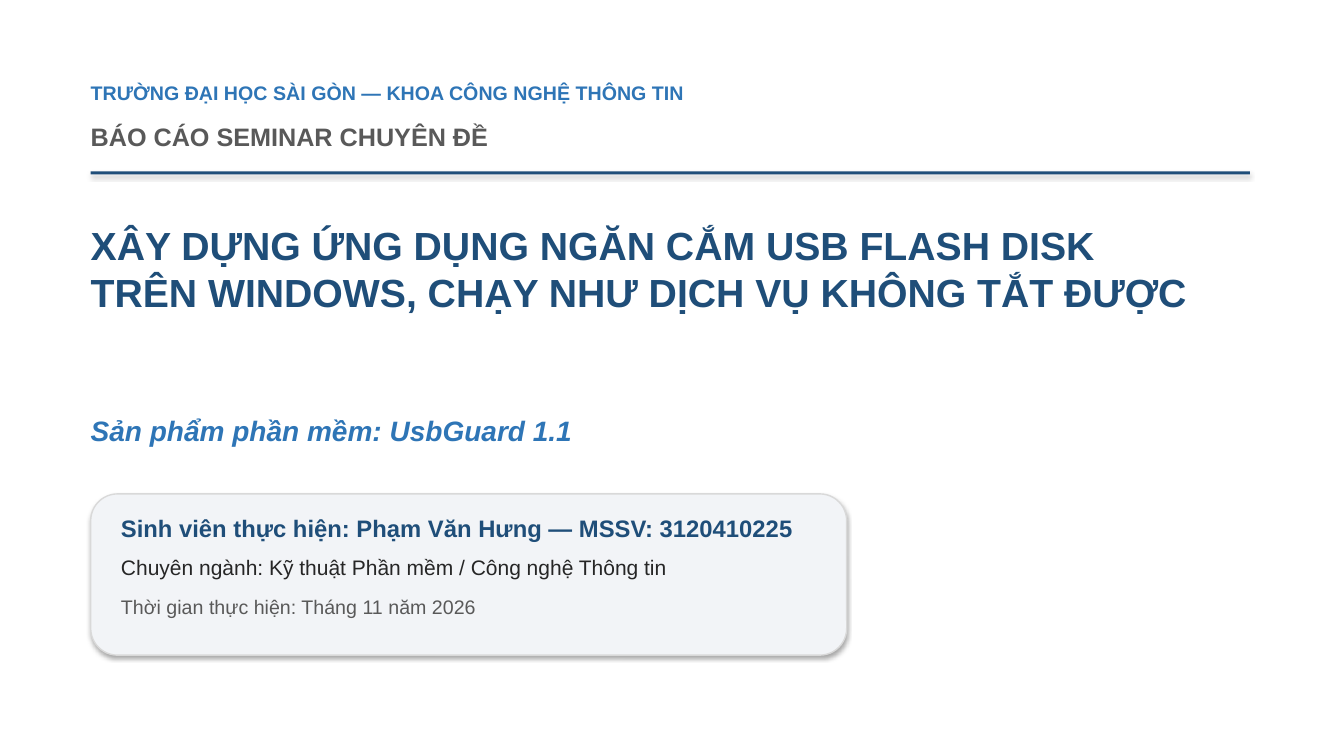
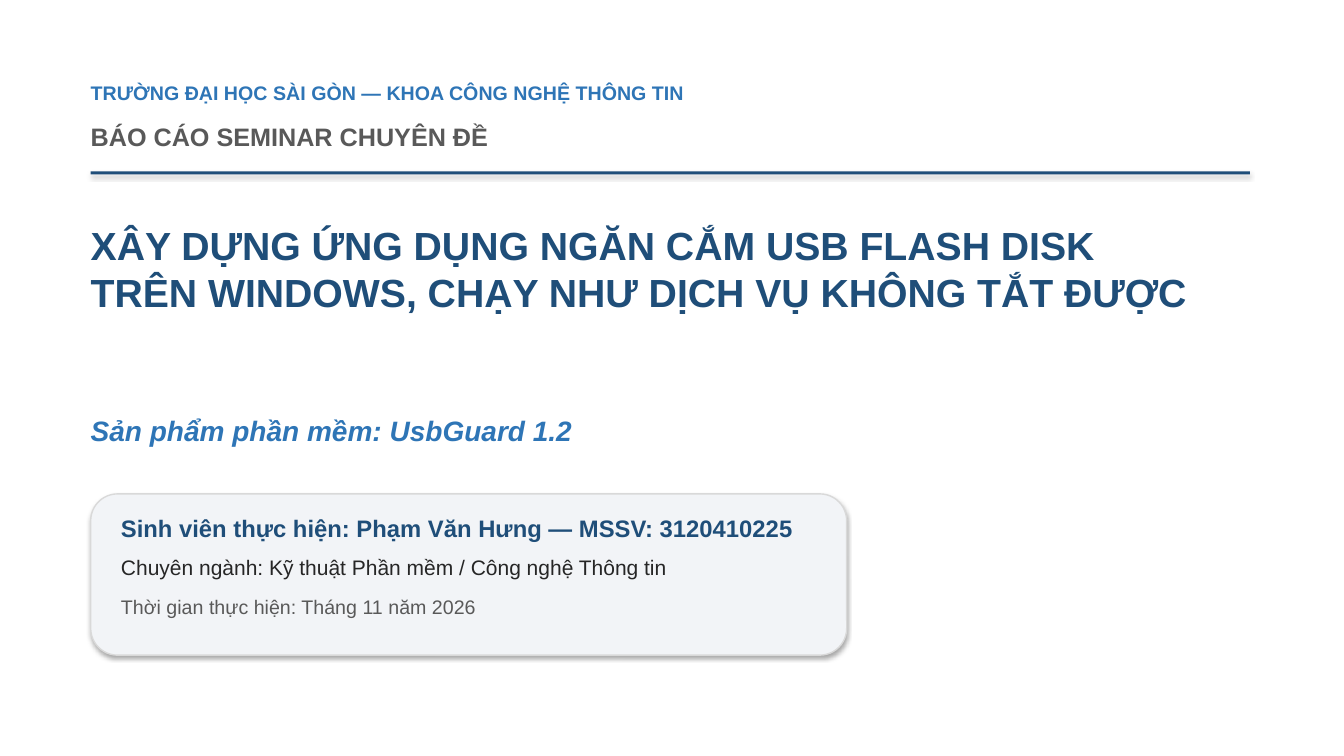
Before and after one commit to hungphamwp/usbguard, a slide deck: slide 1 of slide/SLIDE-UsbGuard.pptx. Drawn at 1344x756 pixels with LibreOffice and Linux fonts; fonts in the diff are those of the drawing. Boxes give left, top, right and bottom in pixels: in the first picture for what was removed or moved away, otherwise in the second. Text is boxed around its words. In the diff, an @@ line names an element or a change of style, - is before the commit and + after.

```diff
--- a/slide/SLIDE-UsbGuard.pptx
+++ b/slide/SLIDE-UsbGuard.pptx
@@ text at bbox=[91, 419, 572, 446]: text changed @@
-Sản phẩm phần mềm: UsbGuard 1.1
+Sản phẩm phần mềm: UsbGuard 1.2
```
Also in this commit, not shown: 16 other slides changed, 2 slides added, 1 slide removed, 15 other files.
